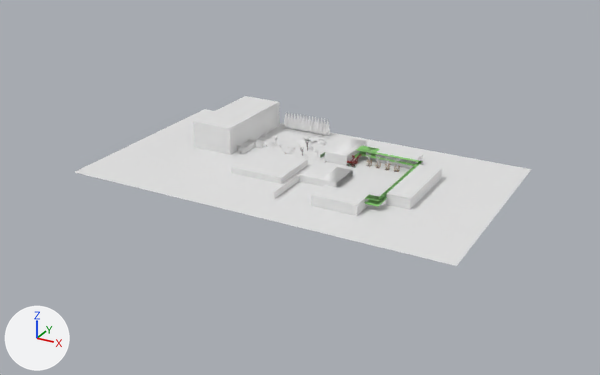
What one commit did to the FBX model blender/map/map.fbx.
Both versions are drawn from a 50 mm lens placed at (147.0, -324.0, 151.0), pointed at (-27.0, -7.0, -7.0). Every picture has the same lights, and +X, +Y and +Z are marked at lower left. Where no turn or scale is listed for an object, it has been applied to the vertices. Vertices at the same position are counted once.

Names of what the first picture shows: 'EPITA', 'Sphere', 'Travaux', 'baby foot sup.001', 'batiment sup bio 2', 'batiment sup bio 4', 'batiment supbio.001', 'batiment supbiotech 1', 'sol'.
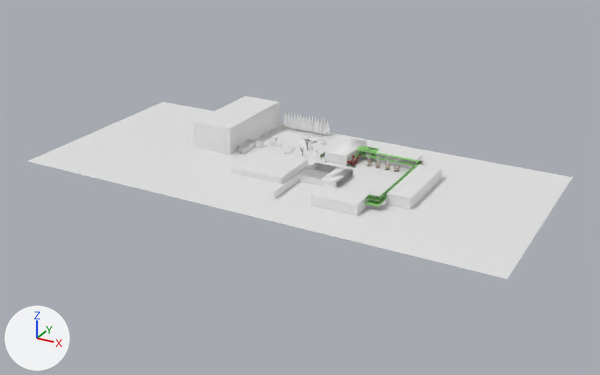
Diff of the bpy script that builds the scene:
```diff
--- a/blender/map/map.fbx.py
+++ b/blender/map/map.fbx.py
@@ me_cube_012 @@
 # used by ob_baby_foot_sup_001; location = (-16.1, -7.0, 1.0); rotation_euler = (-3.142, 0.0, 0.0), in degrees (-180, 0, 0); scale = (-4.05, -8.54, -1.0)
-me_cube_012.from_pydata(...)  # 123 vertices, 80 faces; spans x -2.97..1.86, y -3.59..1.0, z -1.09..2.24
+me_cube_012.from_pydata(...)  # 170 vertices, 117 faces; spans x -4.34..1.86, y -3.59..1.0, z -1.09..2.24
+# me_cube_012 part 1: 45 vertices added at x -1.0..1.86, y -1.01..1.0, z -1.04..2.24
+# me_cube_012 part 2: 2 vertices added at x -4.34..-4.3, y 1.0, z 2.21..2.24
@@ ob_sol @@
 ob_sol = bpy.data.objects.new('sol', me_plane_013)
-ob_sol.location = (-27.5, -3.5, 0.0)
-ob_sol.scale = (94.2, 53.9, 53.9)
+ob_sol.location = (-32.6, -3.9, 0.0)
+ob_sol.scale = (119.0, 53.9, 53.9)
```

Boxes [x1, y1, x2, y2] around the edits, measured in the pictures (600 x 375 px):
'sol', moved, rescaled (19% wider, 13% taller)
    before: [75, 109, 531, 266]
    after: [28, 102, 573, 279]
part 1 of me_cube_012, added
    after: [299, 164, 336, 186]
part 2 of me_cube_012, added
    after: [321, 167, 352, 183]
